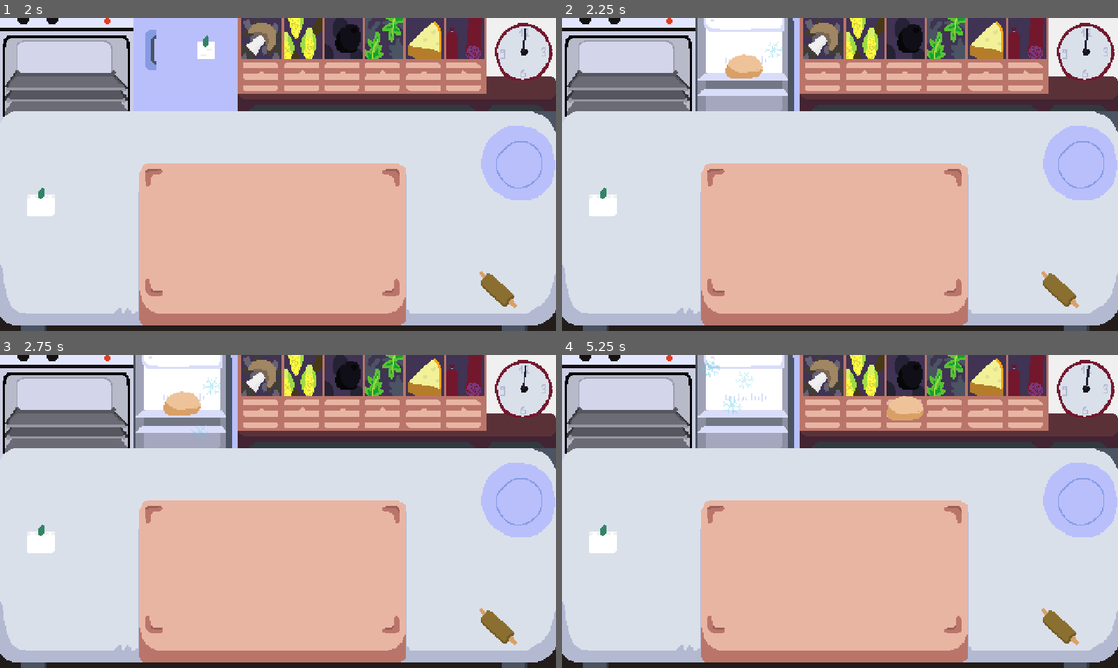
Above: before the commit, frames 1-4 (two rows, left to right).
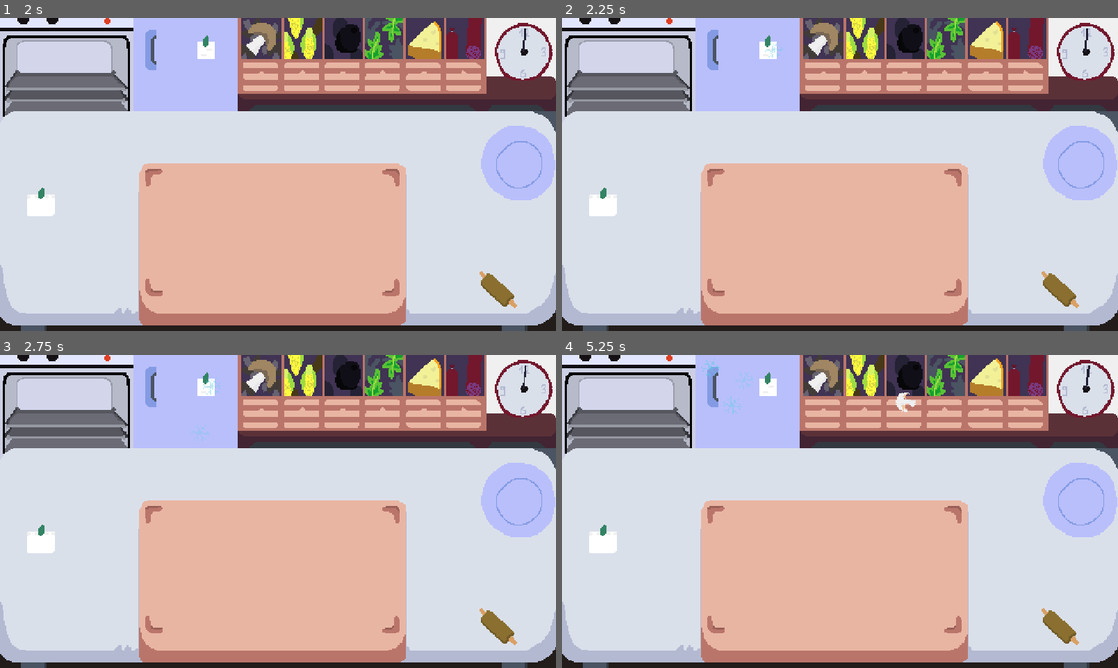
Above: after the commit, the same moments.

Repository: martindzejky/pizza-game
Game: Godot game, scene res://scenes/start.tscn
Same seed, same stepped clock (60 frames per second), same inputs: the game is played once before the commit and once after it.
Inputs (mouse positions are in pixels of both pictures, inside the frame that each line leads up to):
- Up to frame 1 (2 s): click "Start" at 0.5 s; move the mouse to (66, 64) at 1.27 s; click (66, 64) at 1.42 s
- Up to frame 2 (2.25 s): tap Enter at 2 s; move the mouse to (745, 64) at 2.02 s; click (745, 64) at 2.17 s
- Up to frame 3 (2.75 s): no input
- Up to frame 4 (5.25 s): tap Space at 2.75, 5 s; move the mouse to (745, 405) at 2.77 s; click (745, 405) at 2.92 s; tap Enter at 3.5 s; move the mouse to (823, 401) at 3.52 s; click (823, 401) at 3.67 s; move the mouse to (862, 401) at 4.27 s; click (862, 401) at 4.42 s; move the mouse to (906, 401) at 5.02 s; click (906, 401) at 5.17 s

Frame 1 is identical in both runs. In frame 2, 5.1% of the frame differs, in the area x 24-42%, y 0-30%; in frame 3, 5.1%; in frame 4, 5.5%, in the area x 24-65%, y 0-30%.
Error after the commit: Parse Error: Too many arguments for "is_inside_tree()" call. Expected at most 0 but received 1. (res://autoload/effects.gd:29)

Commit message:
switch from sound nodes in objects to a single sounds autoload

Diff:
--- a/autoload/effects.gd
+++ b/autoload/effects.gd
@@ -23,3 +23,10 @@
     tween.tween_property(node, "scale", Vector2(1.08, 0.96), 0.05).from_current()
     tween.tween_property(node, "scale", Vector2(0.98, 1.04), 0.03).from_current()
     tween.tween_property(node, "scale", Vector2(1, 1), 0.01).from_current()
+
+
+func sound(name: String) -> void:
+    if not Sounds or not Sounds.is_inside_tree(name): return
+
+    if Sounds.has_node(name):
+        Sounds.get_node(name).play()
--- /dev/null
+++ b/autoload/sounds.tscn
@@ -0,0 +1,32 @@
+[gd_scene load_steps=8 format=3 uid="uid://bs0a4yhc0ub0f"]
+
+[ext_resource type="AudioStream" uid="uid://dx326nh8ofhi3" path="res://sounds/oven-open.wav" id="1_ae8n1"]
+[ext_resource type="AudioStream" uid="uid://h5v0li1wtvn7" path="res://sounds/oven-close.wav" id="2_3eko8"]
+[ext_resource type="AudioStream" uid="uid://vulkb2hlw5bk" path="res://sounds/fridge-open.wav" id="3_5c8k6"]
+[ext_resource type="AudioStream" uid="uid://pfdce5piuxmd" path="res://sounds/fridge-close.wav" id="4_hnsqu"]
+[ext_resource type="AudioStream" uid="uid://dmvuna5qsc8jx" path="res://sounds/pickup.wav" id="5_kdwfb"]
+[ext_resource type="AudioStream" uid="uid://lfkj2xdw8l8k" path="res://sounds/pickup-tool.wav" id="6_ehgg4"]
+[ext_resource type="AudioStream" uid="uid://ctyqm5cd0dhqr" path="res://sounds/drop.wav" id="7_l5hbe"]
+
+[node name="sounds" type="Node2D"]
+
+[node name="ovenOpen" type="AudioStreamPlayer" parent="."]
+stream = ExtResource("1_ae8n1")
+
+[node name="ovenClose" type="AudioStreamPlayer" parent="."]
+stream = ExtResource("2_3eko8")
+
+[node name="fridgeOpen" type="AudioStreamPlayer" parent="."]
+stream = ExtResource("3_5c8k6")
+
+[node name="fridgeClose" type="AudioStreamPlayer" parent="."]
+stream = ExtResource("4_hnsqu")
+
+[node name="pickup" type="AudioStreamPlayer" parent="."]
+stream = ExtResource("5_kdwfb")
+
+[node name="pickupTool" type="AudioStreamPlayer" parent="."]
+stream = ExtResource("6_ehgg4")
+
+[node name="drop" type="AudioStreamPlayer" parent="."]
+stream = ExtResource("7_l5hbe")
--- a/objects/dough/dough-fridge.gd
+++ b/objects/dough/dough-fridge.gd
@@ -15,6 +15,6 @@
     get_tree().call_group("table", "add_child", dough)
     Hand.pick(dough)
 
-    dough.get_node("pickupSound").play()
+    Effects.sound("pickup")
 
     return true
--- a/objects/dough/dough.gd
+++ b/objects/dough/dough.gd
@@ -54,7 +54,7 @@
 
     if Hand.isEmpty():
         Hand.pick(self)
-        $pickupSound.play()
+        Effects.sound("pickup")
 
         # unsquash from oven
         scale.y = 1.0
--- a/objects/dough/dough.tscn
+++ b/objects/dough/dough.tscn
@@ -1,8 +1,7 @@
-[gd_scene load_steps=5 format=3 uid="uid://k3ssjquq313h"]
+[gd_scene load_steps=4 format=3 uid="uid://k3ssjquq313h"]
 
 [ext_resource type="Script" path="res://objects/dough/dough.gd" id="1_lfh2g"]
 [ext_resource type="Texture2D" uid="uid://bjubtkw5ihv2n" path="res://sprites/dough.png" id="1_pxcur"]
-[ext_resource type="AudioStream" uid="uid://dmvuna5qsc8jx" path="res://sounds/pickup.wav" id="3_vrp5g"]
 
 [sub_resource type="CircleShape2D" id="CircleShape2D_l6653"]
 radius = 29.0
@@ -21,7 +20,4 @@
 [node name="shape" type="CollisionShape2D" parent="clickArea"]
 shape = SubResource("CircleShape2D_l6653")
 
-[node name="pickupSound" type="AudioStreamPlayer" parent="."]
-stream = ExtResource("3_vrp5g")
-
 [connection signal="input_event" from="clickArea" to="." method="_onInputEvent"]
--- a/objects/fridge/fridge.gd
+++ b/objects/fridge/fridge.gd
@@ -22,7 +22,7 @@
 # open the fridge and spawn a new dough
 func open() -> void:
     $particles.emitting = true
-    $openSound.play()
+    Effects.sound("fridgeOpen")
 
     isOpen = true
     texture = openSprite
@@ -34,7 +34,7 @@
 # close the fridge and destroy the dough inside if there is any
 func close() -> void:
     $particles.emitting = false
-    $closeSound.play()
+    Effects.sound("fridgeClose")
 
     isOpen = false
     texture = closedSprite
--- a/objects/fridge/fridge.tscn
+++ b/objects/fridge/fridge.tscn
@@ -1,12 +1,10 @@
-[gd_scene load_steps=12 format=3 uid="uid://dhrhb8gv5s7nu"]
+[gd_scene load_steps=10 format=3 uid="uid://dhrhb8gv5s7nu"]
 
 [ext_resource type="Texture2D" uid="uid://cwqfkpqounhk6" path="res://sprites/fridge.png" id="1_m8jrv"]
 [ext_resource type="Script" path="res://objects/fridge/fridge.gd" id="2_kx2wi"]
 [ext_resource type="Texture2D" uid="uid://27uc1od6otaj" path="res://sprites/fridge-open.png" id="3_3qr2c"]
 [ext_resource type="PackedScene" uid="uid://b3hqp0hbr7y6r" path="res://objects/dough/dough-fridge.tscn" id="4_fe6d4"]
 [ext_resource type="Texture2D" uid="uid://bfxv1vd83jt5c" path="res://sprites/cold-particle.png" id="5_ufg45"]
-[ext_resource type="AudioStream" uid="uid://vulkb2hlw5bk" path="res://sounds/fridge-open.wav" id="6_73ydh"]
-[ext_resource type="AudioStream" uid="uid://pfdce5piuxmd" path="res://sounds/fridge-close.wav" id="7_gqbmc"]
 
 [sub_resource type="RectangleShape2D" id="RectangleShape2D_m5itk"]
 size = Vector2(90, 80)
@@ -63,10 +61,4 @@
 process_material = SubResource("ParticleProcessMaterial_10u3y")
 texture = ExtResource("5_ufg45")
 
-[node name="openSound" type="AudioStreamPlayer" parent="."]
-stream = ExtResource("6_73ydh")
-
-[node name="closeSound" type="AudioStreamPlayer" parent="."]
-stream = ExtResource("7_gqbmc")
-
 [connection signal="input_event" from="clickArea" to="." method="_onInputEvent"]
--- a/objects/mushroom-box/mushroom-box.gd
+++ b/objects/mushroom-box/mushroom-box.gd
@@ -13,6 +13,6 @@
     get_tree().call_group("table", "add_child", ing)
     Hand.pick(ing)
 
-    $pickupSound.play()
+    Effects.sound("pickup")
 
     return true
--- a/objects/mushroom-box/mushroom-box.tscn
+++ b/objects/mushroom-box/mushroom-box.tscn
@@ -1,7 +1,6 @@
-[gd_scene load_steps=5 format=3 uid="uid://b8j5aiovste6u"]
+[gd_scene load_steps=4 format=3 uid="uid://b8j5aiovste6u"]
 
 [ext_resource type="Script" path="res://objects/mushroom-box/mushroom-box.gd" id="2_i2of8"]
-[ext_resource type="AudioStream" uid="uid://dmvuna5qsc8jx" path="res://sounds/pickup.wav" id="3_ibige"]
 [ext_resource type="PackedScene" uid="uid://djhnnfa4vlyvy" path="res://objects/ingredients/ingredient.tscn" id="3_uop2w"]
 
 [sub_resource type="RectangleShape2D" id="RectangleShape2D_yt4ro"]
@@ -19,7 +18,4 @@
 [node name="shape" type="CollisionShape2D" parent="clickArea"]
 shape = SubResource("RectangleShape2D_yt4ro")
 
-[node name="pickupSound" type="AudioStreamPlayer" parent="."]
-stream = ExtResource("3_ibige")
-
 [connection signal="input_event" from="clickArea" to="." method="_onInputEvent"]
--- a/objects/oven/oven.gd
+++ b/objects/oven/oven.gd
@@ -52,7 +52,7 @@
 func open() -> void:
     isOpen = true
     texture = openSprite
-    $openSound.play()
+    Effects.sound("ovenOpen")
 
     # reveal all dough inside
     for node in get_children():
@@ -62,7 +62,7 @@
 func close() -> void:
     isOpen = false
     texture = closedSprite
-    $closeSound.play()
+    Effects.sound("ovenClose")
 
     # hide all dough inside
     for node in get_children():
--- a/objects/oven/oven.tscn
+++ b/objects/oven/oven.tscn
@@ -1,11 +1,9 @@
-[gd_scene load_steps=11 format=3 uid="uid://db820lg5ebwsq"]
+[gd_scene load_steps=9 format=3 uid="uid://db820lg5ebwsq"]
 
 [ext_resource type="Texture2D" uid="uid://bdit8hunfh1gu" path="res://sprites/oven.png" id="1_38136"]
 [ext_resource type="Script" path="res://objects/oven/oven.gd" id="2_7ix8b"]
 [ext_resource type="Texture2D" uid="uid://smywby7uqd7g" path="res://sprites/oven-open.png" id="3_0nkvk"]
 [ext_resource type="Texture2D" uid="uid://bkj7r2l37k6ty" path="res://sprites/smoke-particle.png" id="4_b4fx7"]
-[ext_resource type="AudioStream" uid="uid://dx326nh8ofhi3" path="res://sounds/oven-open.wav" id="5_77nrc"]
-[ext_resource type="AudioStream" uid="uid://h5v0li1wtvn7" path="res://sounds/oven-close.wav" id="6_4tgyj"]
 
 [sub_resource type="RectangleShape2D" id="RectangleShape2D_p8e28"]
 size = Vector2(115.009, 80)
@@ -62,10 +60,4 @@
 process_material = SubResource("ParticleProcessMaterial_0pt4y")
 texture = ExtResource("4_b4fx7")
 
-[node name="openSound" type="AudioStreamPlayer" parent="."]
-stream = ExtResource("5_77nrc")
-
-[node name="closeSound" type="AudioStreamPlayer" parent="."]
-stream = ExtResource("6_4tgyj")
-
 [connection signal="input_event" from="clickArea" to="." method="_onInputEvent"]
--- a/objects/table/table.gd
+++ b/objects/table/table.gd
@@ -4,7 +4,7 @@
 func _onClick() -> bool:
     if not Hand.isEmpty():
         Hand.drop()
-        $dropSound.play()
+        Effects.sound("drop")
         return true
 
     return false
--- a/objects/table/table.tscn
+++ b/objects/table/table.tscn
@@ -1,11 +1,10 @@
-[gd_scene load_steps=8 format=3 uid="uid://dwx6pe72g61d1"]
+[gd_scene load_steps=7 format=3 uid="uid://dwx6pe72g61d1"]
 
 [ext_resource type="Texture2D" uid="uid://dey134524wtmg" path="res://sprites/table.png" id="1_qoc6o"]
 [ext_resource type="PackedScene" uid="uid://fx24ebvovfv4" path="res://objects/plate/plate.tscn" id="2_eynit"]
 [ext_resource type="Script" path="res://objects/table/table.gd" id="2_vk3s4"]
 [ext_resource type="PackedScene" uid="uid://b1jgjnmmcqyjw" path="res://objects/dough-tool/dough-tool.tscn" id="3_fm40i"]
 [ext_resource type="PackedScene" uid="uid://dpt3y827i5pe0" path="res://objects/orders/orders.tscn" id="3_mtrua"]
-[ext_resource type="AudioStream" uid="uid://ctyqm5cd0dhqr" path="res://sounds/drop.wav" id="6_0owub"]
 
 [sub_resource type="RectangleShape2D" id="RectangleShape2D_qmpfi"]
 size = Vector2(480, 200)
@@ -32,7 +31,4 @@
 [node name="dough-tool" parent="." instance=ExtResource("3_fm40i")]
 position = Vector2(430, 154)
 
-[node name="dropSound" type="AudioStreamPlayer" parent="."]
-stream = ExtResource("6_0owub")
-
 [connection signal="input_event" from="clickArea" to="." method="_onInputEvent"]
--- a/project.godot
+++ b/project.godot
@@ -39,6 +39,7 @@
 Hand="*res://autoload/hand.gd"
 Pizzas="*res://autoload/pizzas.gd"
 Effects="*res://autoload/effects.gd"
+Sounds="*res://autoload/sounds.tscn"
 
 [display]
 
